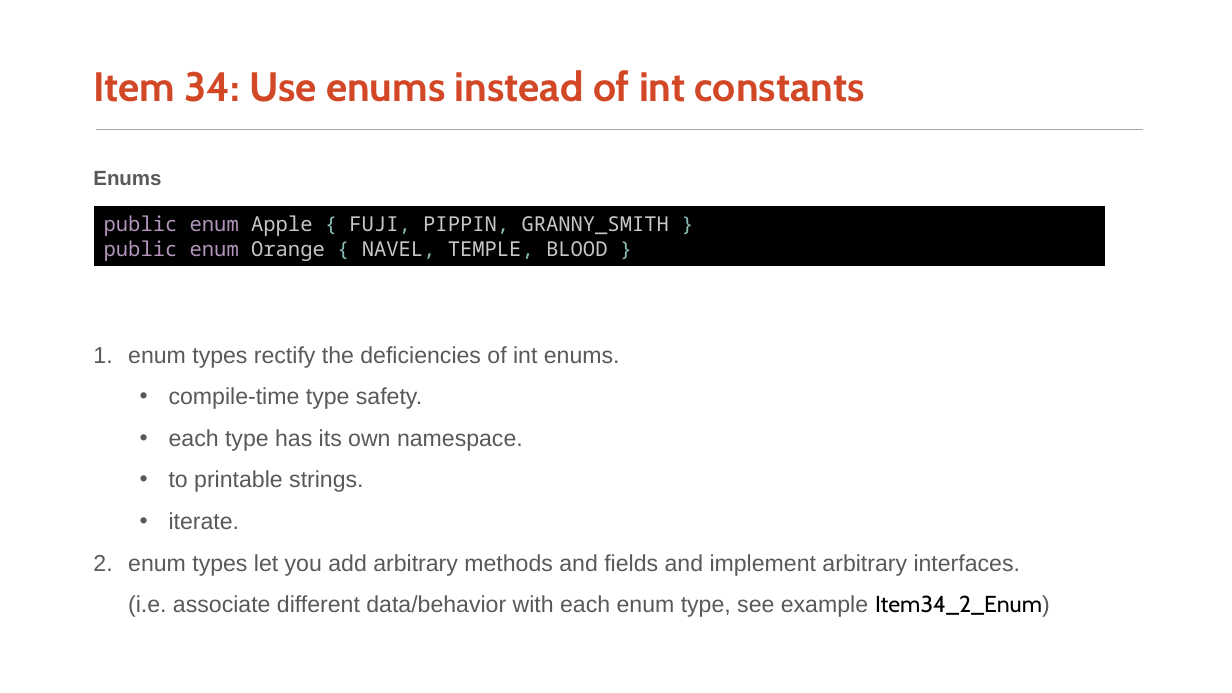
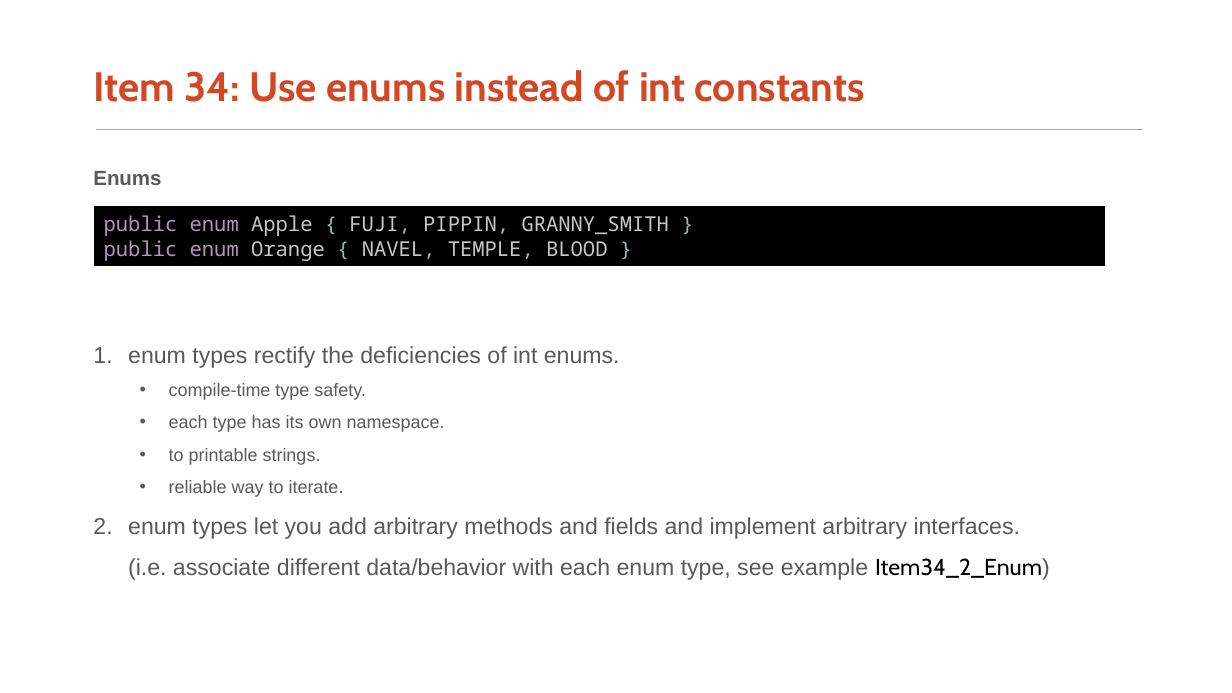
Before and after one commit to AlphaWang/alpha-effective-java-3e, a slide deck: slide 3 of 6_enums_and_annotations/EffectiveJava3rd_Chapter6.pptx. Drawn at 1232x693 pixels with LibreOffice and Linux fonts; fonts in the diff are those of the drawing. Boxes give left, top, right and bottom in pixels: in the first picture for what was removed or moved away, otherwise in the second. Text is boxed around its words. In the diff, an @@ line names an element or a change of style, - is before the commit and + after.

Commit message:
[KOD-000] PPT

```diff
--- a/6_enums_and_annotations/EffectiveJava3rd_Chapter6.pptx
+++ b/6_enums_and_annotations/EffectiveJava3rd_Chapter6.pptx
@@ text at bbox=[169, 383, 445, 465]: size 18 to 14 pt in "compile-time type safety.", "each type has its own namespace.", "to printable strings." @@
@@ text at bbox=[169, 480, 344, 497]: text changed; size 18 to 14 pt @@
-  • iterate.
+  • reliable way to iterate.
```
Also in this commit, not shown: 3 other slides changed, 19 slides added, 2 slides removed, 1 other file.
